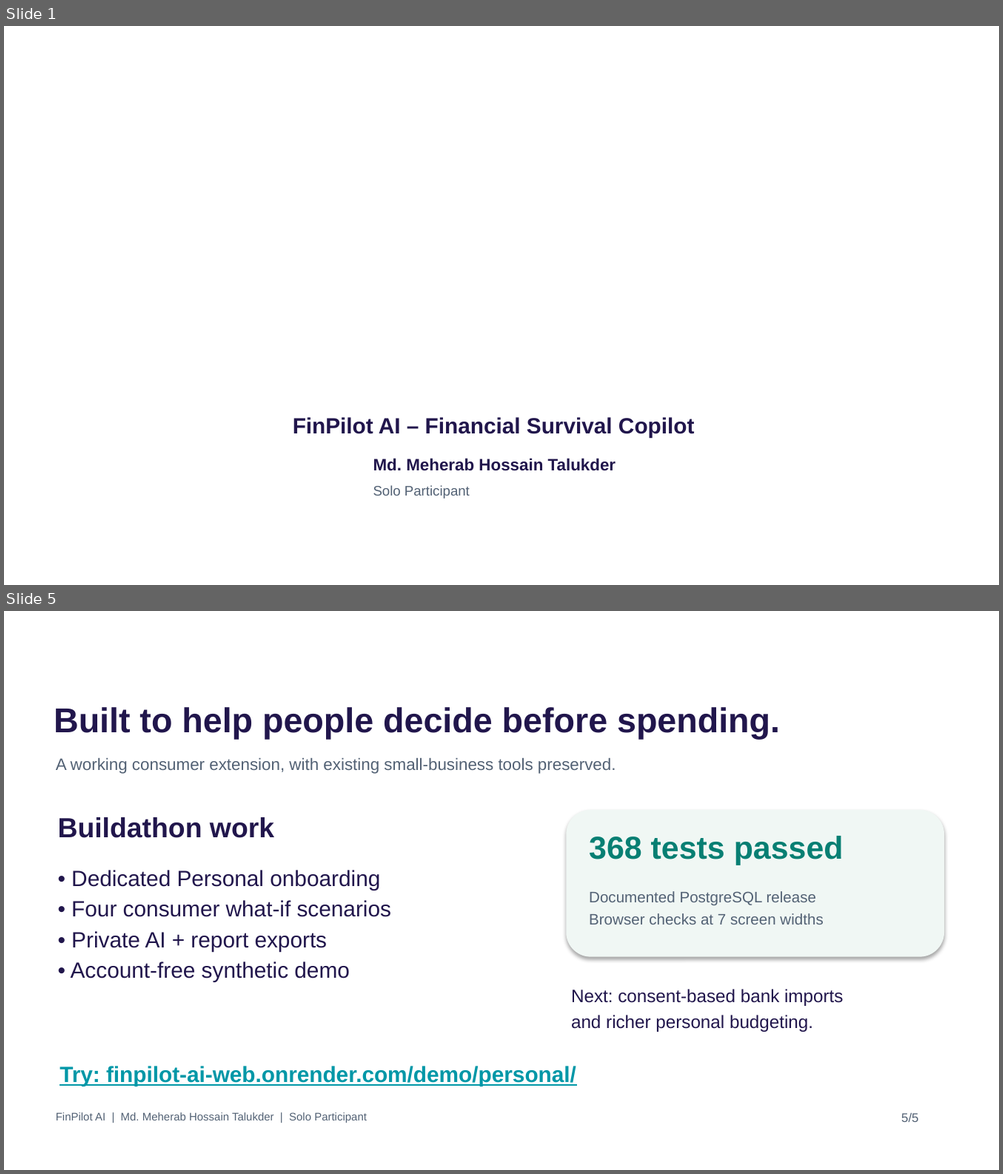
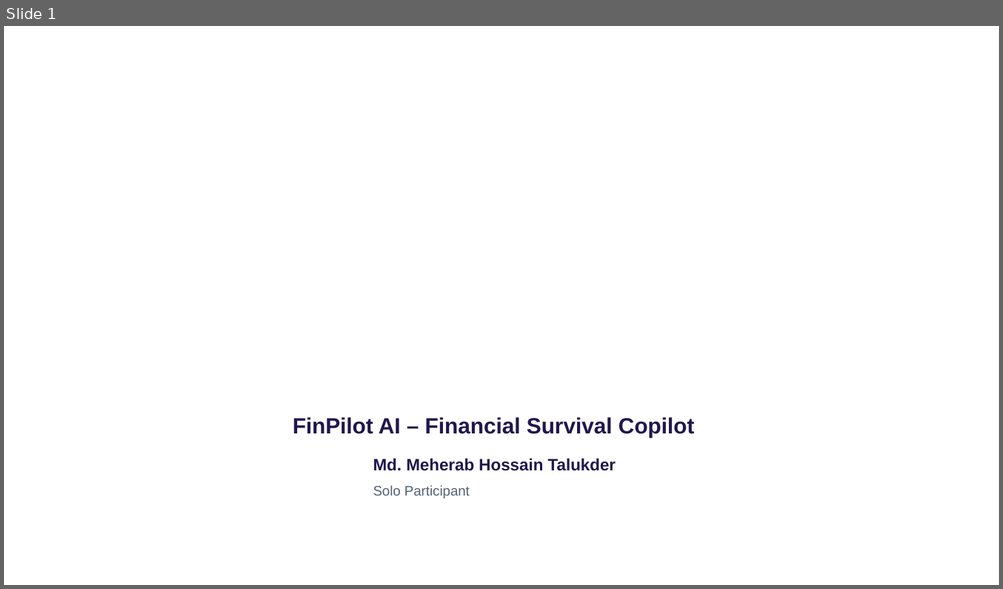
Before and after one commit to meherabmehu/finpilot-ai-sme-copilot, a slide deck: static/submission/FinPilot_AI_Official_Template_3min.pptx. Shown one above the other, each under a label of ours: slides 1 and 5 before the commit, slide 1 after it; the slides between them are not shown. The pictures are 1003x1174 and 1003x589 pixels, drawn with LibreOffice and Linux fonts; fonts in the diff are those of the drawing; background and template pictures are left out. Boxes give left, top, right and bottom in pixels: in the first picture for what was removed or moved away, otherwise in the second. Text is boxed around its words. In the diff, an @@ line names an element or a change of style, - is before the commit and + after.

Commit message:
docs: match four-slide template with solution-focused pitch and verified QR [skip deploy]

```diff
--- a/static/submission/FinPilot_AI_Official_Template_3min.pptx
+++ b/static/submission/FinPilot_AI_Official_Template_3min.pptx
@@ slide 5 removed at (4, 611, 999, 1170), background picture (left out) @@
@@ text removed at (54, 707, 780, 740) @@
-Built to help people decide before spending.
@@ text removed at (56, 758, 616, 774) @@
-A working consumer extension, with existing small-business tools preserved.
@@ rounded rectangle removed at (566, 810, 944, 957) @@
@@ text removed at (58, 817, 274, 838) @@
-Buildathon work
@@ text removed at (589, 836, 843, 866) @@
-368 tests passed
@@ text removed at (71, 870, 391, 982) @@
-• Dedicated Personal onboarding
-• Four consumer what-if scenarios
-• Private AI + report exports
-• Account-free synthetic demo
@@ text removed at (589, 891, 822, 925) @@
-Documented PostgreSQL release
-Browser checks at 7 screen widths
@@ text removed at (571, 989, 842, 1032) @@
-Next: consent-based bank imports
-and richer personal budgeting.
@@ text removed at (60, 1066, 576, 1086) @@
-Try: finpilot-ai-web.onrender.com/demo/personal/
@@ text removed at (56, 1113, 367, 1123) @@
-FinPilot AI | Md. Meherab Hossain Talukder | Solo Participant
@@ text removed at (901, 1113, 918, 1122) @@
-5/5
```
Also in this commit, not shown: 1 slide changed, 2 slides added, 2 other slides removed, 5 other files.
